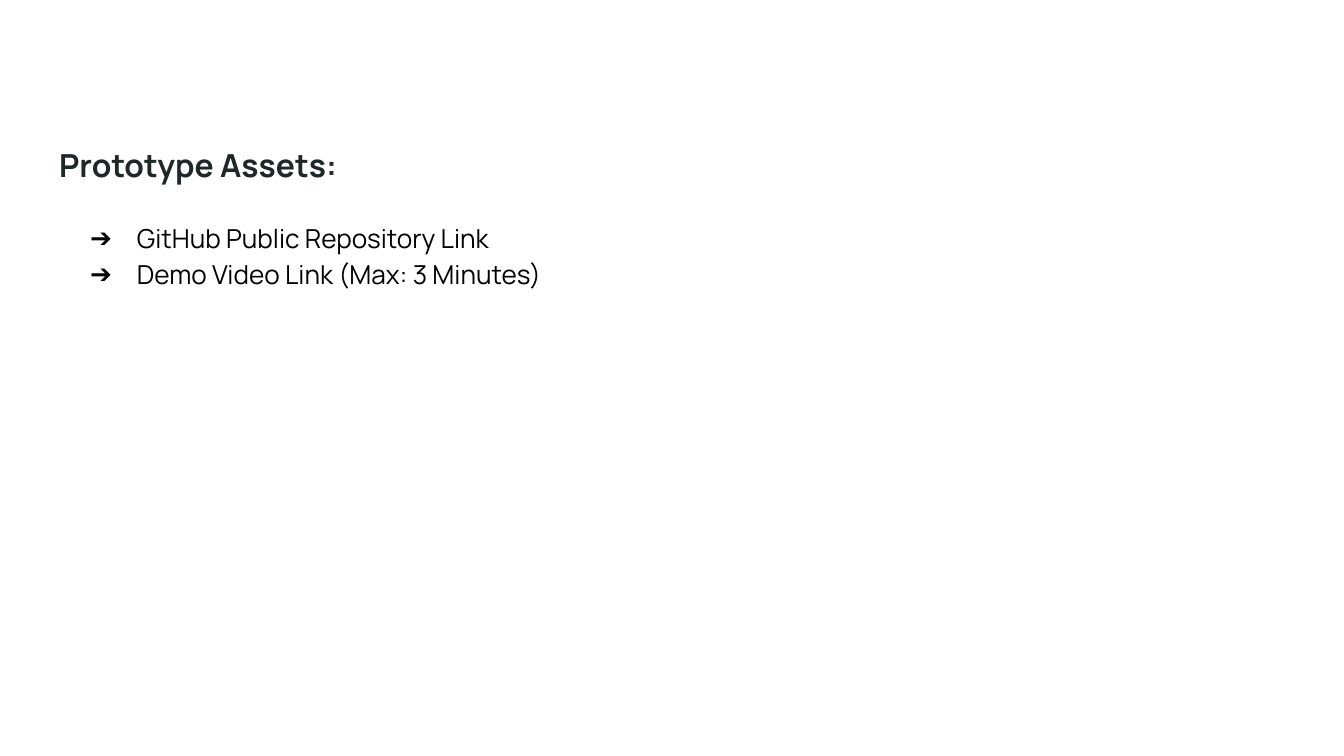
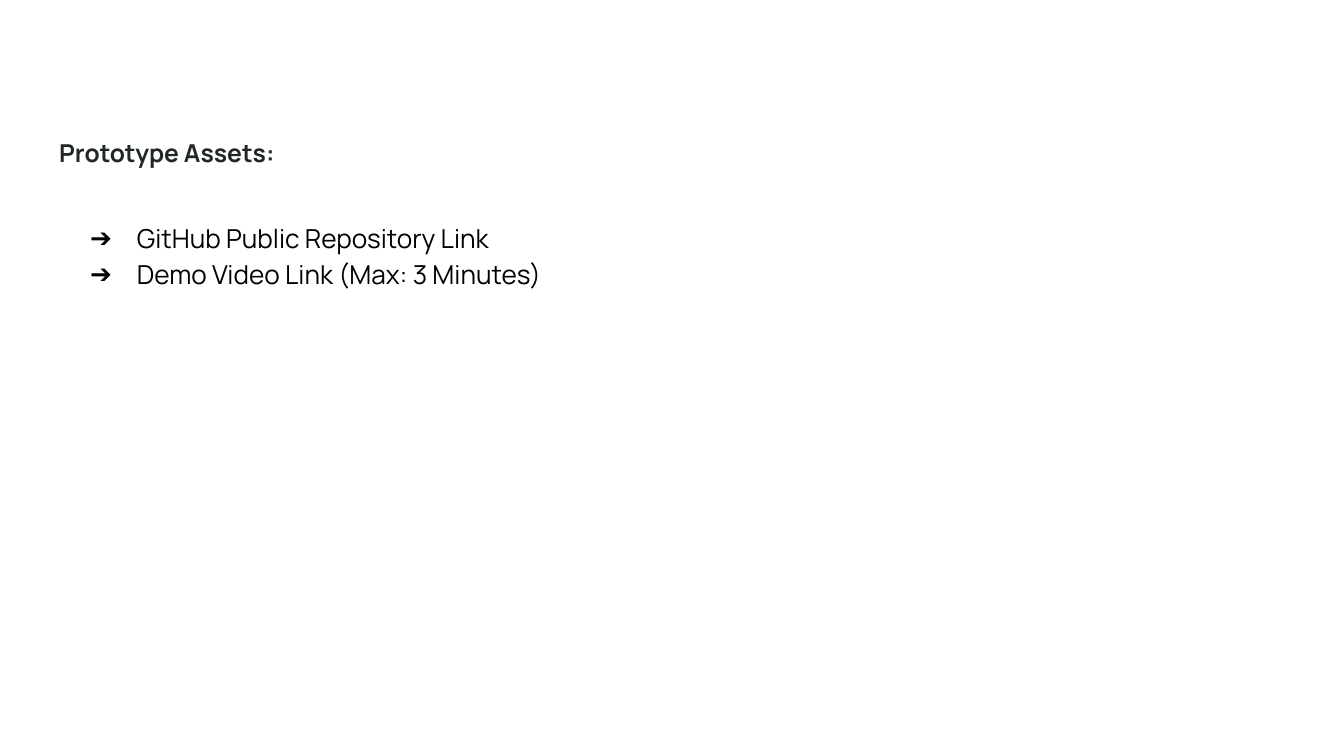
Before and after one commit to sandeepudeg/updated_ure, a slide deck: slide 13 of Prototype Development Submission _ AWS AI for Bharat Hackathon.pptx. Drawn at 1344x756 pixels with LibreOffice and Linux fonts; fonts in the diff are those of the drawing; background and template pictures are left out. Boxes give left, top, right and bottom in pixels: in the first picture for what was removed or moved away, otherwise in the second. Text is boxed around its words. In the diff, an @@ line names an element or a change of style, - is before the commit and + after.

```diff
--- a/Prototype Development Submission _ AWS AI for Bharat Hackathon.pptx
+++ b/Prototype Development Submission _ AWS AI for Bharat Hackathon.pptx
@@ text "Prototype Assets:" at (59,144,274,168): size 17 to 13.2 pt; line spacing 1.15 to 0.95 @@
```
Also in this commit, not shown: 2 other slides changed, 4 other files.
